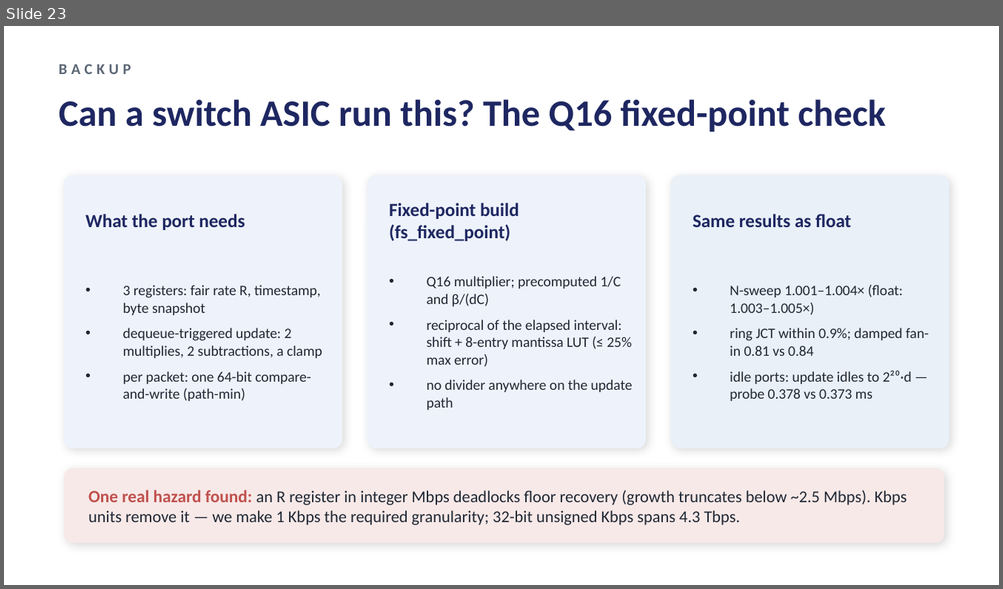
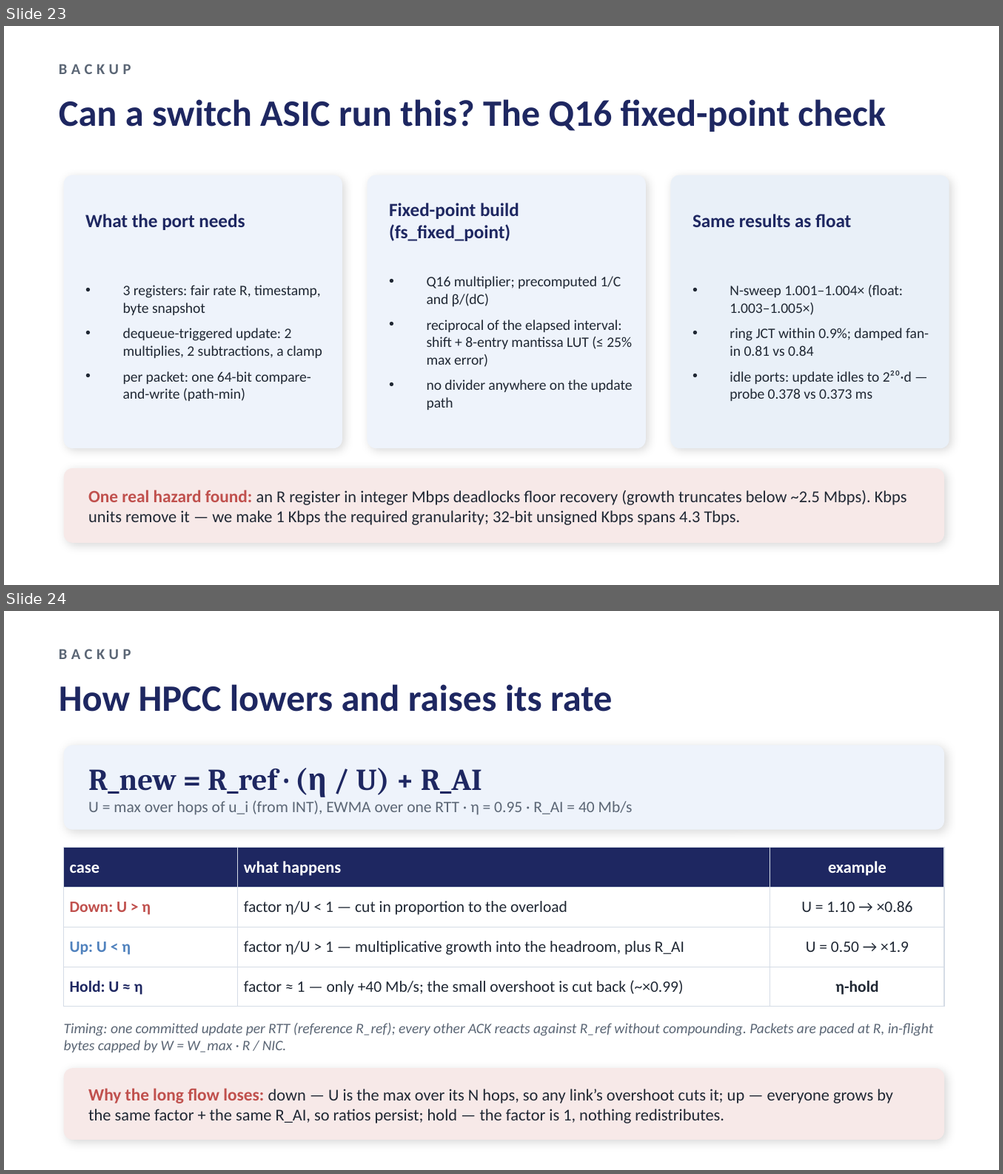
Before and after one commit to UNOCourseDemo/hpcc-fs, a slide deck: examples/hpcc/hpcc-fs/talk/ipccc2026-talk.pptx. Shown one above the other, each under a label of ours: slide 23 before the commit, slides 23 and 24 after it. The pictures are 1003x589 and 1003x1174 pixels, drawn with LibreOffice and Linux fonts; fonts in the diff are those of the drawing. Boxes give left, top, right and bottom in pixels: in the first picture for what was removed or moved away, otherwise in the second. Text is boxed around its words. In the diff, an @@ line names an element or a change of style, - is before the commit and + after.

```diff
--- a/examples/hpcc/hpcc-fs/talk/ipccc2026-talk.pptx
+++ b/examples/hpcc/hpcc-fs/talk/ipccc2026-talk.pptx
@@ slide 24 added at (x1=4, y1=611, x2=999, y2=1170), background #FFFFFF @@
@@ text added at (x1=59, y1=649, x2=131, y2=659), 11 pt, text #5B6675, bold @@
+BACKUP
@@ text added at (x1=59, y1=684, x2=612, y2=712), 27 pt, text #1E2761, bold @@
+How HPCC lowers and raises its rate
@@ rounded rectangle added at (x1=64, y1=745, x2=944, y2=830), fill #EEF3FB @@
@@ text added at (x1=88, y1=768, x2=632, y2=815), 11.5 pt, text #5B6675 @@
+R_new = R_ref · (η / U) + R_AI
+U = max over hops of u_i (from INT), EWMA over one RTT · η = 0.95 · R_AI = 40 Mb/s
@@ table added at (x1=64, y1=848, x2=944, y2=998), 4 rows, 3 columns @@
+case | what happens | example
+Down: U > η | factor η/U < 1 — cut in proportion to the overload | U = 1.10 → ×0.86
+Up: U < η | factor η/U > 1 — multiplicative growth into the headroom, plus R_AI | U = 0.50 → ×1.9
+Hold: U ≈ η | factor ≈ 1 — only +40 Mb/s; the small overshoot is cut back (~×0.99) | η-hold
@@ text added at (x1=64, y1=1023, x2=933, y2=1053), 10.5 pt, text #5B6675, italic @@
+Timing: one committed update per RTT (reference R_ref); every other ACK reacts against R_ref without compounding. Packets are paced at R, in-flight bytes capped by W = W_max · R / NIC.
@@ rounded rectangle added at (x1=64, y1=1068, x2=944, y2=1140), fill #F7E9E8 @@
@@ text added at (x1=88, y1=1088, x2=893, y2=1124), 12 pt, text #1F2733 @@
+Why the long flow loses: down — U is the max over its N hops, so any link’s overshoot cuts it; up — everyone grows by the same factor + the same R_AI, so ratios persist; hold — the factor is 1, nothing redistributes.
```
Also in this commit, not shown: 2 slides changed, 2 other slides added, 1 slide removed, 5 other files.
